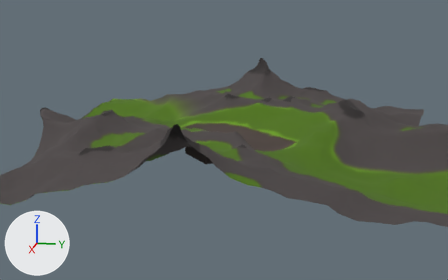
The Blender file maps/extras/height_map/height_map.blend, before and after one commit.
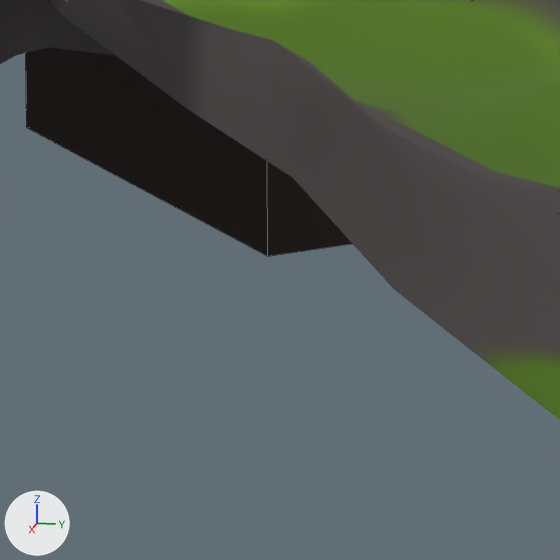
Old and new are each drawn from a camera (50 mm lens) standing at (724.2, 134.5, 164.2) and looking at (-10.8, -12.5, -19.5) and again close up on the part from 41% to 52% of the width and 51% to 68% of the height. The lights are fixed; the arrows at lower left show +X, +Y and +Z. The close-ups show mesh edges as thin lines. Objects named as collision shapes, trigger or cutter boxes, shadow casters or lower levels of detail are left out.

Objects in the first close-up: 'Plane', 'Room'.
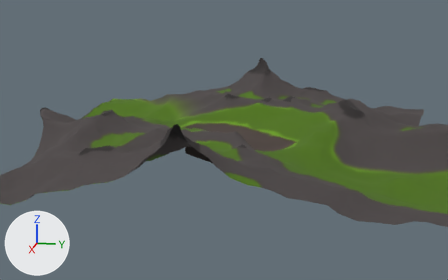
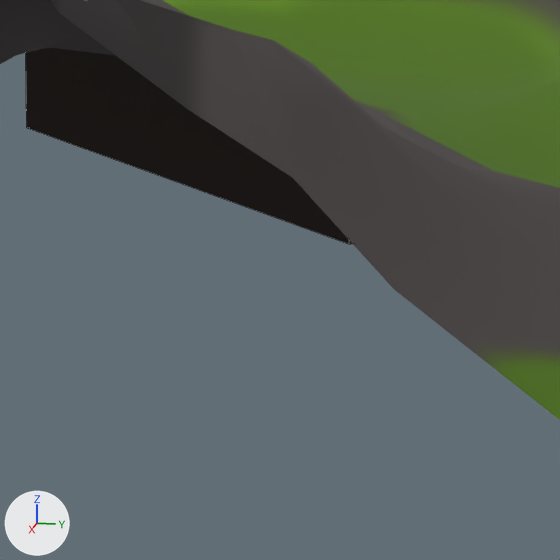
What the commit changed:
me_plane_006 has 16 vertices, 7 faces and spans x -25.0..25.0, y -25.0..25.0, z 0.0..17.0.
me_plane_006 is used by ob_room; location (-27.9, -35.5, -46.9); rotation (0.0, 0.0, 0.698), in degrees (0, 0, 40); scale (1.18, 0.78, 1.0).
Before the commit, vertices of me_plane_006: 1 (25.0, -25.0, 0.0) at pixel (267, 256), 3 (25.0, 25.0, 0.0), 5 (25.0, 25.0, 17.0), 6 (25.0, -25.0, 17.0), 7 (25.0, 25.0, 17.0).
Before the commit, vertices of me_plane_006: 9 (25.0, -25.0, 0.0) at pixel (267, 256), 11 (25.0, -25.0, 17.0).
Part 1, on me_plane_006:
Vertices 1, 6, 9, 11 of me_plane_006 move by (0.0, 12.3, 0.0).
Vertices 3, 5, 7 of me_plane_006 move by (0.0, -12.3, 0.0).

What differs and where, as boxes [x1, y1, x2, y2] in the close-ups (560 x 560 px):
'Room', reshaped
    before: [26, 48, 352, 256]
    after: [26, 48, 352, 244]
